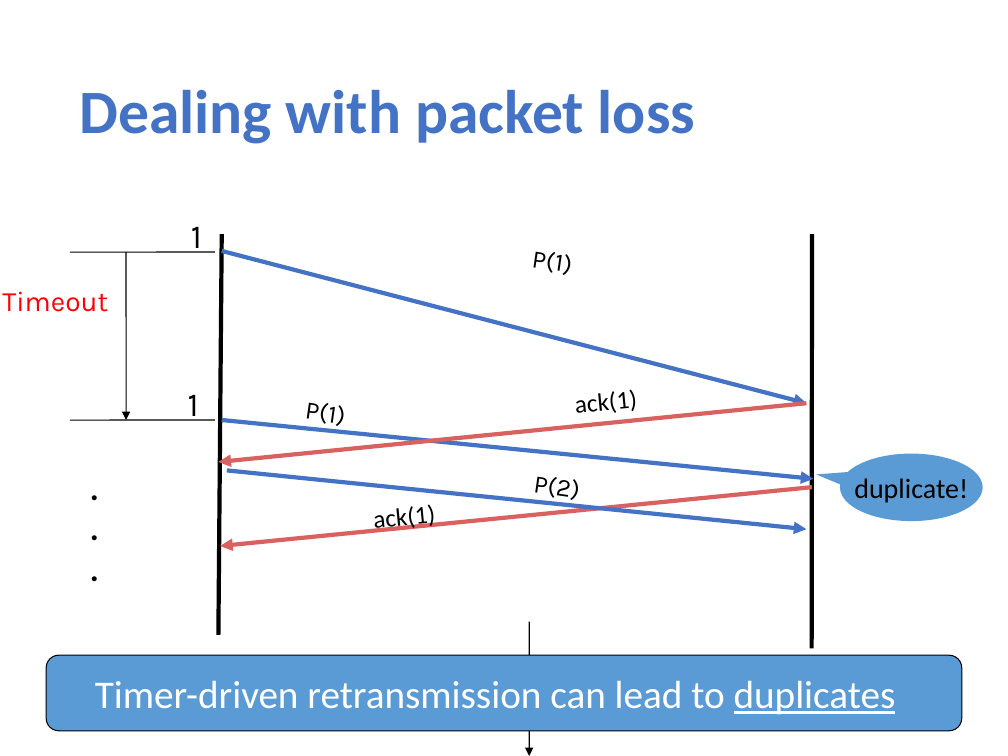
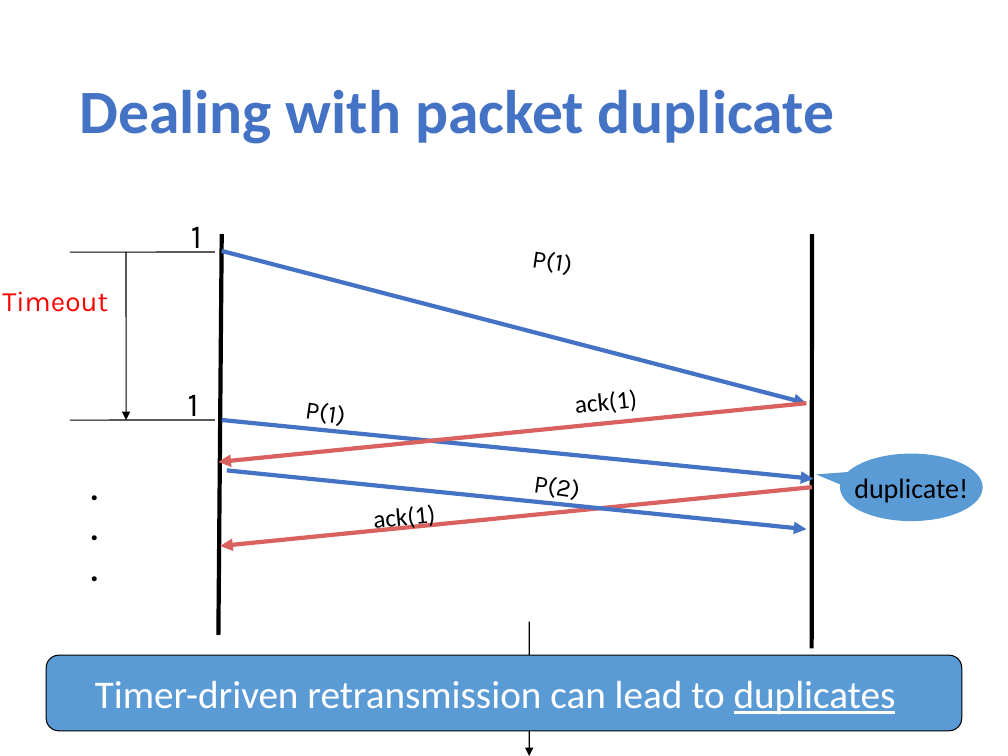
Before and after one commit to xinjin/course-net, a slide deck: slide 23 of slides/lec08_transport.pptx. Drawn at 1008x756 pixels with LibreOffice and Linux fonts; fonts in the diff are those of the drawing. Boxes give left, top, right and bottom in pixels: in the first picture for what was removed or moved away, otherwise in the second. Text is boxed around its words. In the diff, an @@ line names an element or a change of style, - is before the commit and + after.

```diff
--- a/slides/lec08_transport.pptx
+++ b/slides/lec08_transport.pptx
@@ title at (79,89,834,144): text changed @@
-Dealing with packet loss
+Dealing with packet duplicate
```
Also in this commit, not shown: 1 other slide changed, 2 other files.
